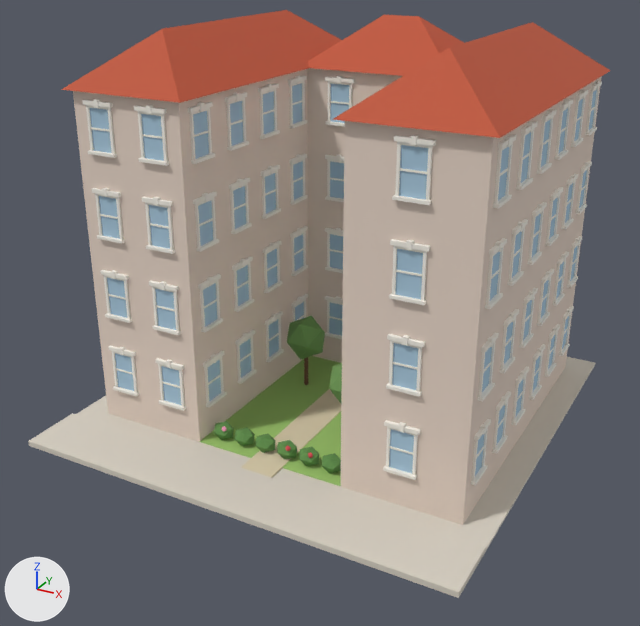
A saved change to the FBX model Modeller/Binalar/Konut_avlulu_blok_1_Hafif.fbx.
The view is the same before and after, from a 50 mm camera at (13.9, -26.5, 16.8) aimed at (0.0, -1.3, 4.2). The axes (+X, +Y, +Z) are drawn at lower left. The lights are the same throughout. The picture after the commit comes second. Where no turn or scale is listed for an object, it has been applied to the vertices. Vertices at exactly the same position are counted once.

Names of what the first picture shows: 'Konut_avlulu_blok_1_Hafif'.
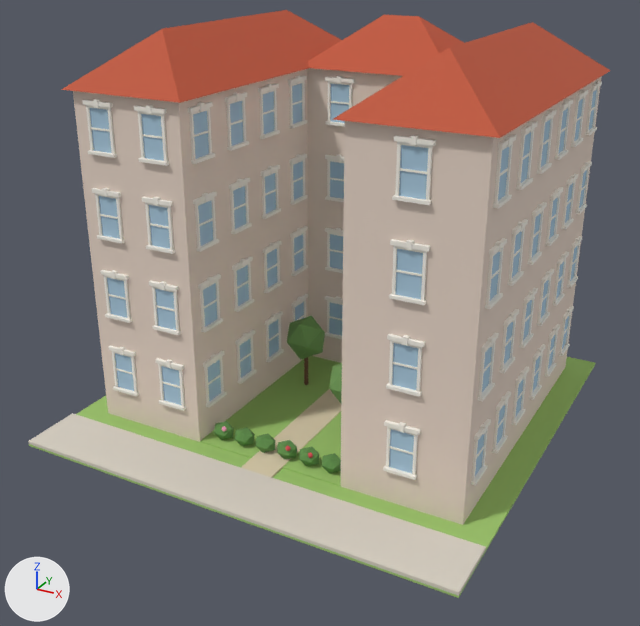
The change, as JSON lines over the scene's bpy script:
```json
{"op": "add", "block": "mat_cam3_a9c9de", "code": ["mat_cam3_a9c9de = principled_material('Cam3_a9c9de')", "mat_cam3_a9c9de.base_color = (0.397, 0.584, 0.73)  # blue #a9c9de", "mat_cam3_a9c9de.roughness = 0.85"]}
{"op": "add", "block": "mat_cam2_a9c9de", "code": ["mat_cam2_a9c9de = principled_material('Cam2_a9c9de')", "mat_cam2_a9c9de.base_color = (0.397, 0.584, 0.73)  # blue #a9c9de", "mat_cam2_a9c9de.roughness = 0.85"]}
{"block": "me_konut_avlulu_blok_1_hafif", "where": "me_konut_avlulu_blok_1_hafif.from_pydata(...)  # 7836 vertices, 5194 faces; spans x -8.0..8.0, y -8.0..8.0, z 0.0..13.8"}
{"block": "me_konut_avlulu_blok_1_hafif", "where": "# used by ob_konut_avlulu_blok_1_hafif; location = (0.0, 0.0, 0.0)"}
{"block": "me_konut_avlulu_blok_1_hafif", "change": "me_konut_avlulu_blok_1_hafif part 1: the 1 face centred in x 0.0, y -8.0, z 0.0 switches from mat_ykaldirim_d8d1c4 (pale yellow #d8d1c4) to mat_ycim_9cc46a (green #9cc46a)"}
{"block": "me_konut_avlulu_blok_1_hafif", "change": "me_konut_avlulu_blok_1_hafif part 2: the 1 face centred in x 0.0, y 0.0, z 0.1 switches from mat_ykaldirim_d8d1c4 (pale yellow #d8d1c4) to mat_ycim_9cc46a (green #9cc46a)"}
{"block": "me_konut_avlulu_blok_1_hafif", "change": "me_konut_avlulu_blok_1_hafif part 3: the 1 face centred in x 8.0, y 0.0, z 0.0 switches from mat_ykaldirim_d8d1c4 (pale yellow #d8d1c4) to mat_ycim_9cc46a (green #9cc46a)"}
{"op": "add", "block": "me_konut_avlulu_blok_1_hafif", "code": "me_konut_avlulu_blok_1_hafif.materials.append(mat_cam3_a9c9de)  # blue #a9c9de"}
{"op": "add", "block": "me_konut_avlulu_blok_1_hafif", "code": "me_konut_avlulu_blok_1_hafif.materials.append(mat_cam2_a9c9de)  # blue #a9c9de"}
```

Pixel boxes (x1, y1, x2, y2) of what changed, in the pictures (640 x 626 px):
```json
{"part": 1, "of": "me_konut_avlulu_blok_1_hafif", "change": "recoloured", "before": [29, 444, 459, 598], "after": [29, 444, 459, 598]}
{"part": 2, "of": "me_konut_avlulu_blok_1_hafif", "change": "recoloured", "before": [76, 357, 595, 549], "after": [76, 357, 595, 549]}
{"part": 3, "of": "me_konut_avlulu_blok_1_hafif", "change": "recoloured", "before": [459, 363, 596, 596], "after": [459, 363, 596, 596]}
```
